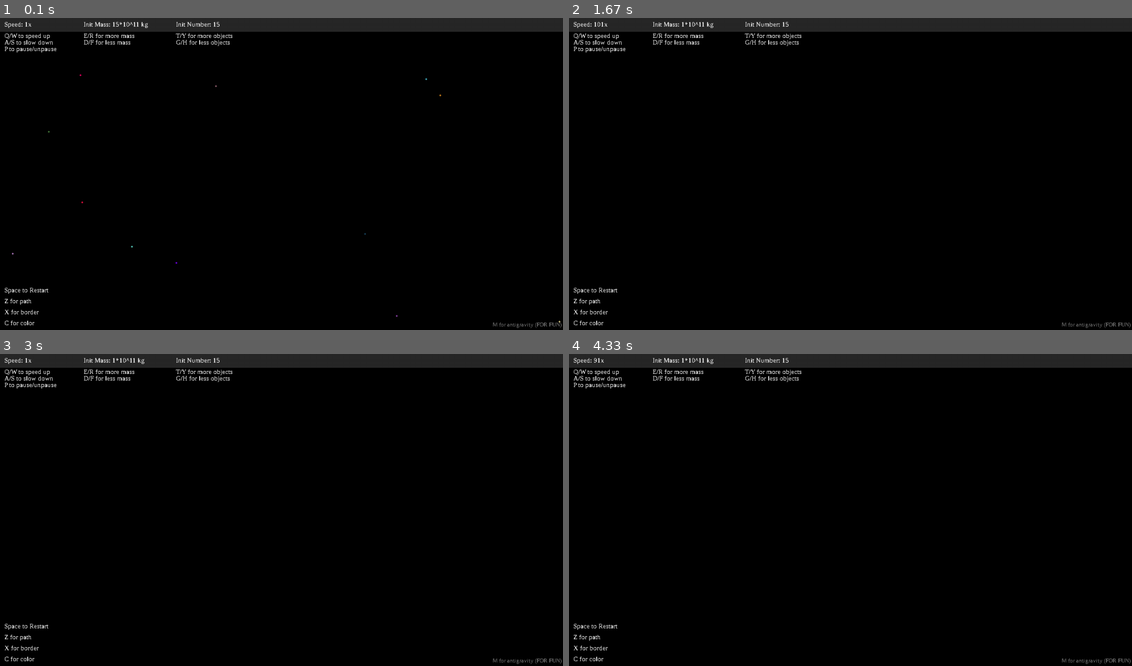
Above: before the commit, frames 1-4 (two rows, left to right).
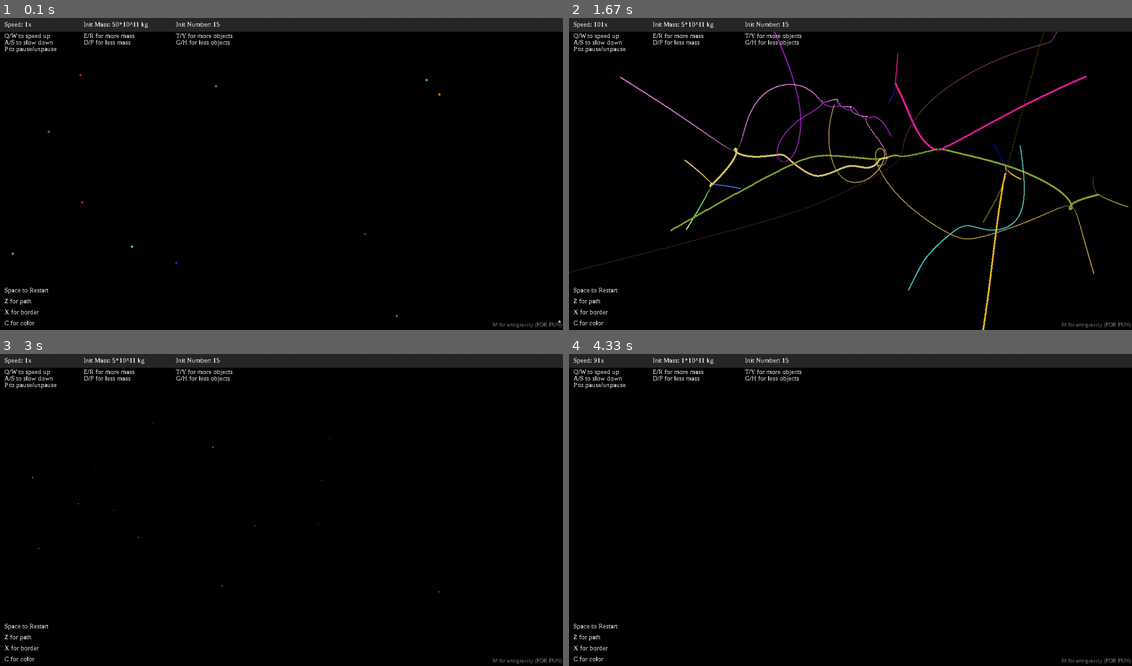
Above: after the commit, the same moments.

Repository: HiDoYa/gravity-simulation
Game: pygame game, started from simulation/main.py
Two runs of this game, one before a commit and one after it. Both use one fixed random seed, a clock stepped at 60 frames per second and the inputs below.
Inputs:
- Up to frame 1 (0.1 s): no input
- Up to frame 2 (1.67 s): hold D 0.33-0.8 s; hold W 0.83-1.13 s; tap Space at 0.9, 1.23, 1.53 s; tap Z at 0.98 s; hold D 1.17-1.63 s; tap Y at 1.32 s
- Up to frame 3 (3 s): hold A 1.67-2.2 s; tap Space at 1.73, 2.03, 2.3, 2.63, 2.93 s; hold S 2.23-2.53 s; tap Z at 2.38 s; hold A 2.57-2.97 s; tap Y at 2.72 s
- Up to frame 4 (4.33 s): hold W 3-3.37 s; tap Space at 3.07, 3.47, 3.77, 4.13 s; hold D 3.4-4.03 s; tap Z at 3.55 s; hold S from 4.07 s (still down); tap Y at 4.22 s

The runs differ from the first frame. In frame 1, less than 0.1% of the frame differs, in the area x 2-100%, y 1-98%; in frame 2, 3.0%, in the area x 0-100%, y 1-100%; in frame 3, less than 0.1%; in frame 4, nothing differs.

Commit message:
Changed default again :)

Diff:
--- a/simulation/main.py
+++ b/simulation/main.py
@@ -70,7 +70,7 @@
 # Create objects
 objects = []
 number_of_objects = 15
-start_mass = 15
+start_mass = 50
 game_speed = 1
 
 # Create border
